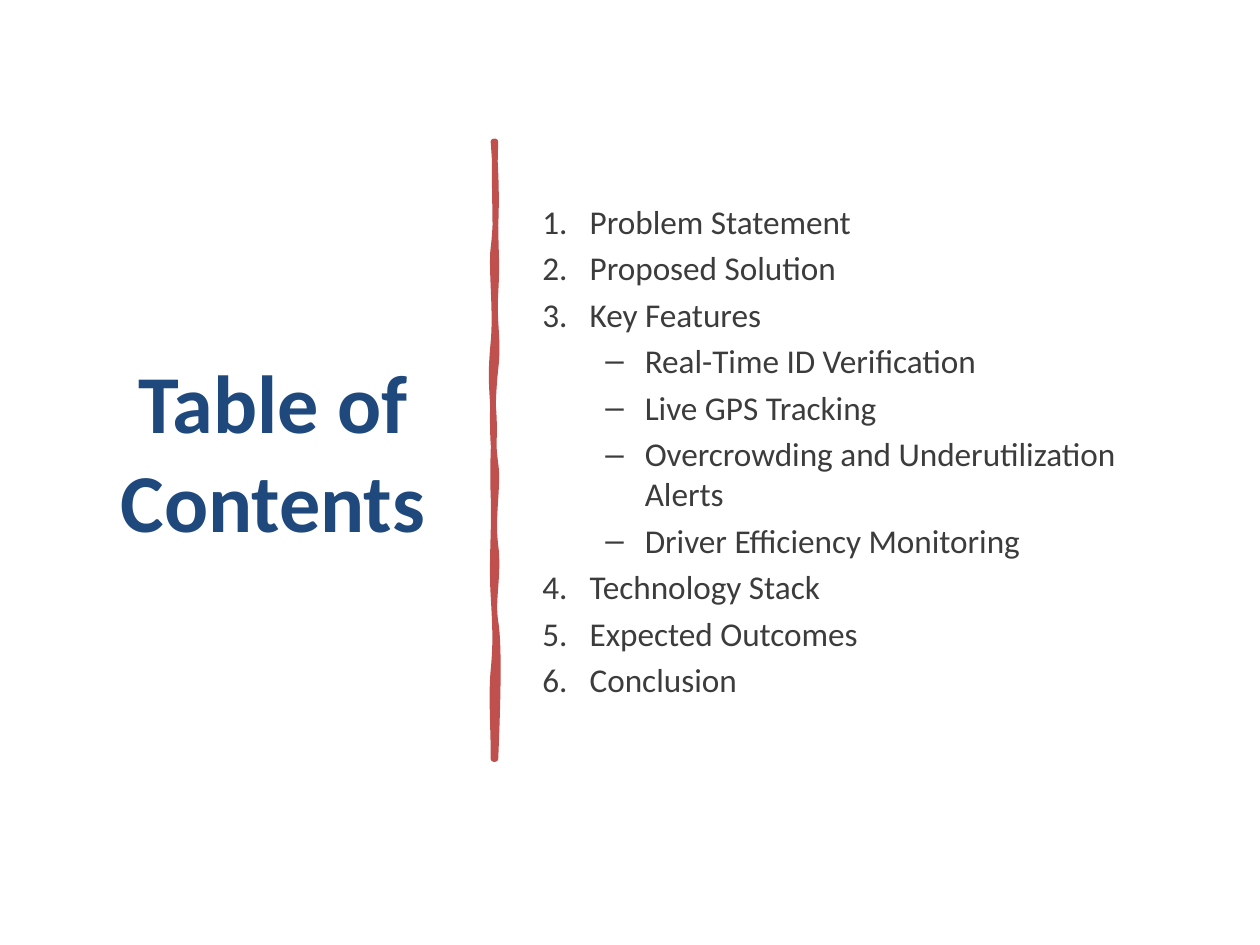
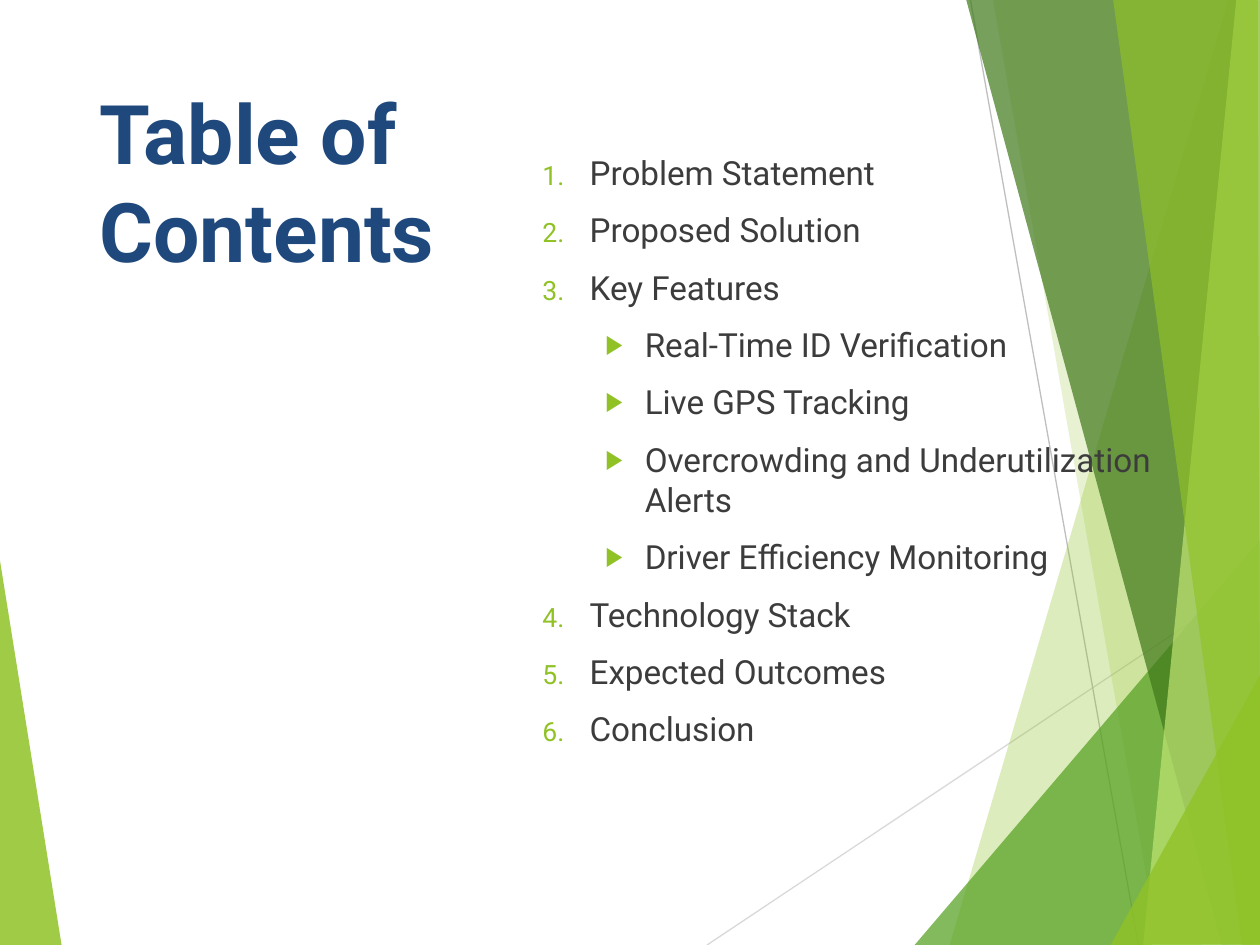
Before and after one commit to Abubakar-doc/FYP-24-SE-A-204, a slide deck: slide 2 of NTU Ride Pilot.pptx. Drawn at 1260x945 pixels with LibreOffice and Linux fonts; fonts in the diff are those of the drawing. Boxes give left, top, right and bottom in pixels: in the first picture for what was removed or moved away, otherwise in the second. Text is boxed around its words. In the diff, an @@ line names an element or a change of style, - is before the commit and + after.

```diff
--- a/NTU Ride Pilot.pptx
+++ b/NTU Ride Pilot.pptx
@@ title "Table of Contents" at (100,101,434,263): font Calibri to Roboto; alignment centre to left; vertical alignment middle to top @@
@@ text "Problem Statement" at (590,160,1150,742): font Calibri to Roboto; more space between paragraphs; bullet – to ▶ @@
@@ freeform shape removed at (493,142,495,759) @@
@@ group added at (0,0,1260,945): 8 freeform shapes, 2 lines @@
```
Also in this commit, not shown: 7 other slides changed.
